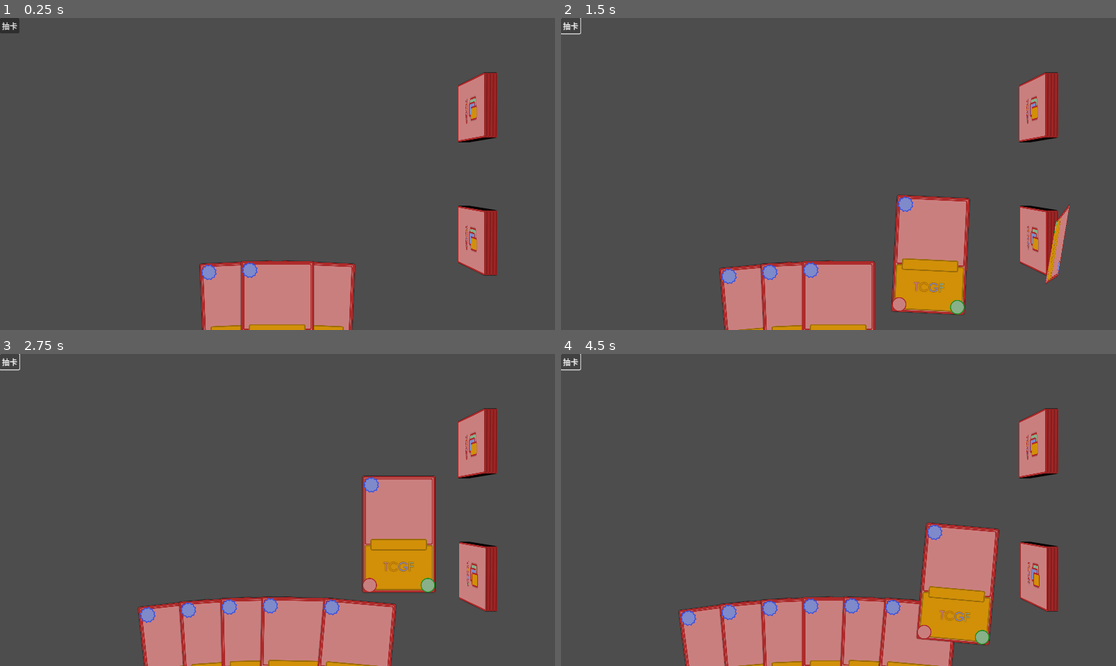
Above: before the commit, frames 1-4 (two rows, left to right).
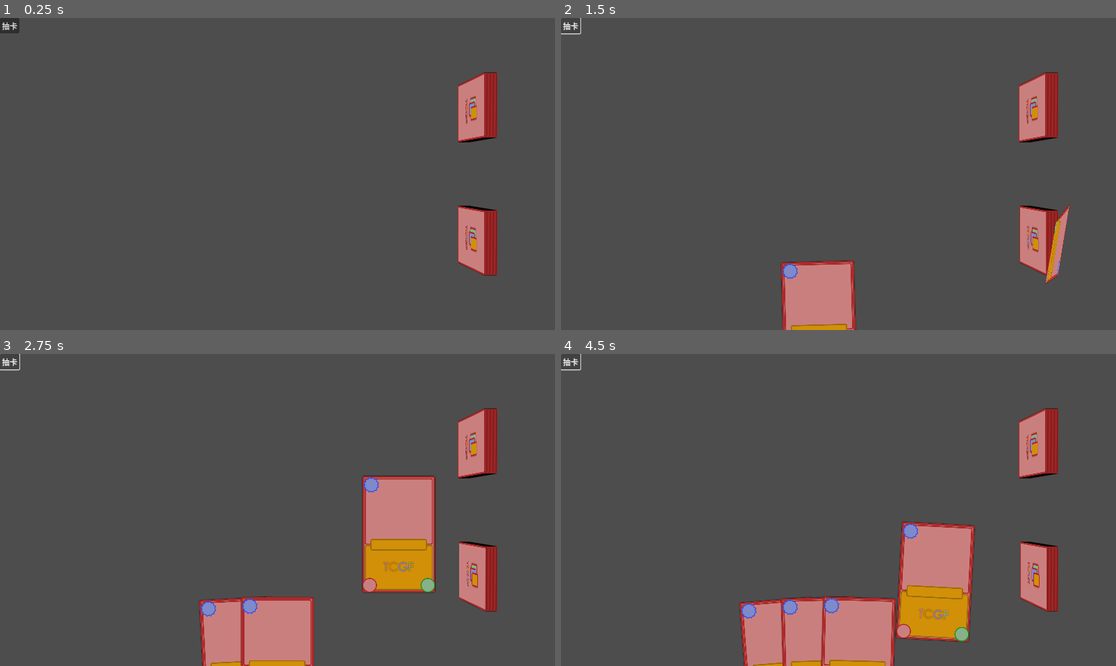
Above: after the commit, the same moments.

Repository: HoshuChiu/TCGF
Game: Godot game, scene res://Launcher.tscn
The game is run twice, just before and just after one commit, with the same random seed, the same clock (stepped at 60 frames per second) and the same inputs.
Inputs:
- Up to frame 1 (0.25 s): no input
- Up to frame 2 (1.5 s): click "抽卡" at 0.5 s; click "抽卡" at 1.25 s
- Up to frame 3 (2.75 s): click "抽卡" at 2 s
- Up to frame 4 (4.5 s): tap Enter at 3.5 s

The runs differ from the first frame. In frame 1, 6.0% of the frame differs, in the area x 35-64%, y 77-100%; in frame 2, 8.7%; in frame 3, 6.4%; in frame 4, 8.9%, in the area x 21-79%, y 53-100%.

Commit message:
卡牌在手牌中调整

Diff:
--- a/Battle/Battlefield.tscn
+++ b/Battle/Battlefield.tscn
@@ -152,9 +152,6 @@
 text = "hehe"
 
 [node name="AnimationTree" type="AnimationTree" parent="."]
-libraries = {
-"": SubResource("AnimationLibrary_7b2e4")
-}
 tree_root = SubResource("AnimationNodeStateMachine_fx01p")
 anim_player = NodePath("../Card/AnimationPlayer")
 
--- a/Battle/SelfHand.gd
+++ b/Battle/SelfHand.gd
@@ -19,7 +19,8 @@
 		child.render_priority=i
 		if i==BattleInfoMgr.self_card_hand_count:
 			break
-		child.position=BattleInfoMgr.calc_card_position(BattleInfoMgr.BattleArea.AREA_SELF_HAND,i)
+		#child.position=BattleInfoMgr.calc_card_position(BattleInfoMgr.BattleArea.AREA_SELF_HAND,i)
+		child.on_adjust(i)
 		child.rotation=BattleInfoMgr.calc_card_rotation(i).get_euler()
 		i+=1
 	pass
--- a/Battle/script/BattleInfoMgr.gd
+++ b/Battle/script/BattleInfoMgr.gd
@@ -17,7 +17,7 @@
 static var self_card_hand_max:int
 static var oppo_card_hand_max:int
 
-const HAND_ARC_CTRL=36
+const HAND_ARC_CTRL=30
 const HAND_OFFSET_CTRL=6
 const AREA_HAND_CARD=6
 
--- a/Battle/script/Battlefield.gd
+++ b/Battle/script/Battlefield.gd
@@ -29,14 +29,6 @@
 		card.position=BattleInfoMgr.calc_card_position(BattleInfoMgr.BattleArea.AREA_OPPO_HEAP,i)
 		$OppoHeap.add_child(card)
 
-	BattleInfoMgr.self_card_hand_count=3
-	for i in range(0,BattleInfoMgr.self_card_hand_count):
-		var card=BasicCard.new(0)
-		card.position=BattleInfoMgr.calc_card_position(BattleInfoMgr.BattleArea.AREA_SELF_HAND,i)
-		card.rotation=BattleInfoMgr.calc_card_rotation(i).get_euler()
-		card.render_priority=0
-		print(card.position)
-		$SelfHand.add_child(card)
 	#Animation
 
 func draw_card():
--- a/Battle/script/card.gd
+++ b/Battle/script/card.gd
@@ -6,6 +6,7 @@
 @onready var anim_player:AnimationPlayer=AnimationPlayer.new()
 @onready var anim_lib:AnimationLibrary=AnimationLibrary.new()
 @onready var anim_draw:Animation=Animation.new()
+@onready var anim_adjust:Animation=Animation.new()
 @onready var bkg_pic=Sprite3D.new()
 
 # 抽卡展示区的位置
@@ -19,6 +20,10 @@
 var track_index_draw2:int
 #angular运动
 var track_index_draw3:int
+
+#ajdust动画
+var track_index_adjust1:int
+var track_index_adjust2:int
 
 func _init(id:int):
 	pass
@@ -42,6 +47,13 @@
 	anim_draw.track_set_path(track_index_draw2,".:position:z")
 
 	anim_lib.add_animation("draw",anim_draw)
+
+	track_index_adjust1=anim_adjust.add_track(Animation.TYPE_POSITION_3D)
+	anim_adjust.track_set_path(track_index_adjust1,".")
+	track_index_adjust2=anim_adjust.add_track(Animation.TYPE_ROTATION_3D)
+	anim_adjust.track_set_path(track_index_adjust2,".")
+	anim_lib.add_animation("adjust",anim_adjust)
+
 	anim_player.add_animation_library("battle",anim_lib)
 	add_child(anim_player)
 
@@ -54,10 +66,10 @@
 	anim.bezier_track_insert_key(track_index_draw1,0.6,AREA_DRAW_INFO_Y,Vector2(-0.4,0),Vector2(0,0))
 	anim.bezier_track_insert_key(track_index_draw2,0.0,position.z,Vector2(0,0),Vector2(0.1,0))
 	anim.bezier_track_insert_key(track_index_draw2,0.6,AREA_DRAW_INFO_Z,Vector2(-0.6,0),Vector2(0,0))
-	anim.position_track_insert_key(track_index_draw0,0.0,position)
-	anim.position_track_insert_key(track_index_draw0,0.2,position+Vector3(0,0,4))
-	anim.position_track_insert_key(track_index_draw0,0.2,position+Vector3(0,0,4))
-	anim.position_track_insert_key(track_index_draw0,0.4,Vector3(AREA_DRAW_INFO_X,AREA_DRAW_INFO_Y,AREA_DRAW_INFO_Z))
+	#anim.position_track_insert_key(track_index_draw0,0.0,position)
+	#anim.position_track_insert_key(track_index_draw0,0.2,position+Vector3(0,0,4))
+	#anim.position_track_insert_key(track_index_draw0,0.2,position+Vector3(0,0,4))
+	#anim.position_track_insert_key(track_index_draw0,0.4,Vector3(AREA_DRAW_INFO_X,AREA_DRAW_INFO_Y,AREA_DRAW_INFO_Z))
 	anim.rotation_track_insert_key(track_index_draw3,0.1,quaternion)
 	anim.rotation_track_insert_key(track_index_draw3,0.5,Quaternion.from_euler(Vector3(0,0,0)))
 
@@ -73,8 +85,15 @@
 	anim.rotation_track_insert_key(track_index_draw3,1,BattleInfoMgr.calc_card_rotation(BattleInfoMgr.self_card_hand_count-1))
 	anim_player.play("battle/draw")
 
-func on_adjust(slot:int,dest_slot:int):
-	#var src_pos=
+func on_adjust(dest_slot:int):
+	var anim=anim_player.get_animation("battle/adjust")
+	var dst_pos=BattleInfoMgr.calc_card_position(BattleInfoMgr.BattleArea.AREA_SELF_HAND,dest_slot)
+	var dst_qua=BattleInfoMgr.calc_card_rotation(dest_slot)
+	anim.position_track_insert_key(track_index_adjust1,0,position)
+	anim.position_track_insert_key(track_index_adjust1,0.15,dst_pos)
+	anim.rotation_track_insert_key(track_index_adjust2,0,Quaternion.from_euler(rotation))
+	anim.rotation_track_insert_key(track_index_adjust2,0.15,dst_qua)
+	anim_player.play("battle/adjust")
 	pass
 
 # Called every frame. 'delta' is the elapsed time since the previous frame.
Not shown, changed: TODOLIST.MD
